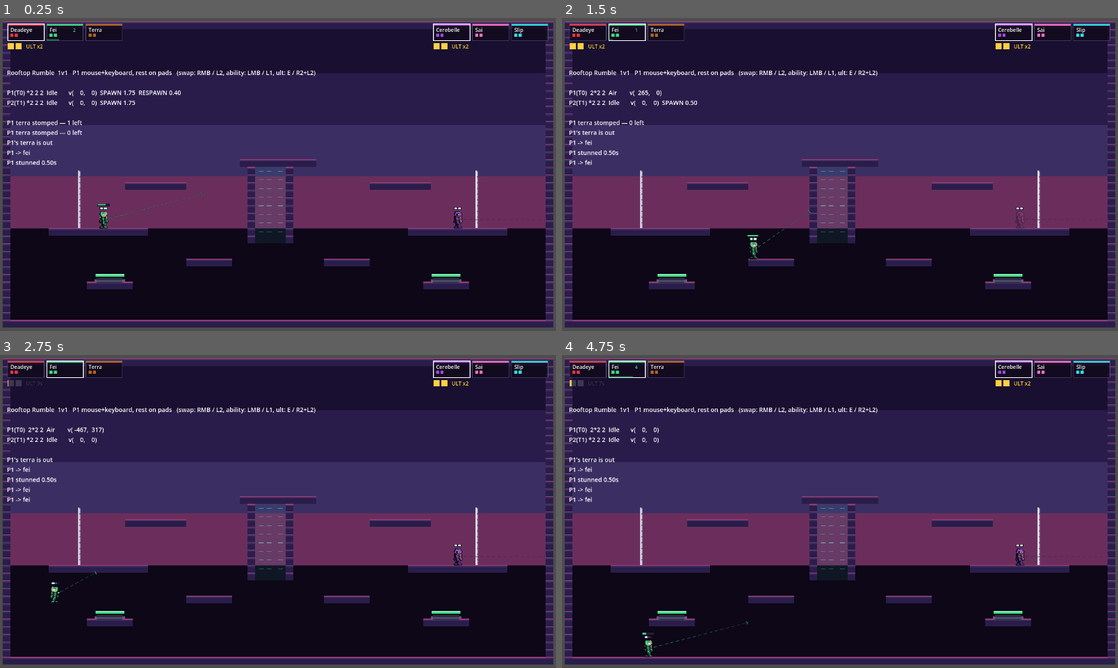
Above: before the commit, frames 1-4 (two rows, left to right).
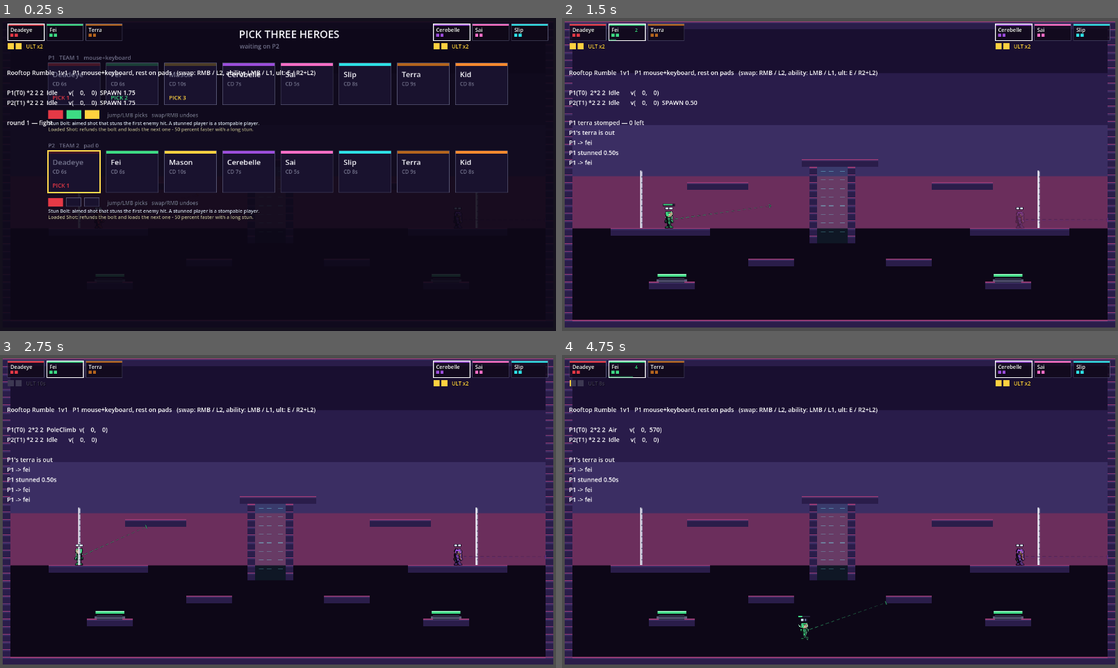
Above: after the commit, the same moments.

Repository: evanli02/stomp-fight-prototype
Game: Godot game, scene res://tests/match_harness.tscn
Same seed, same stepped clock (60 frames per second), same inputs: the game is played once before the commit and once after it. This scene is started directly instead of the project's main scene.
Inputs (mouse positions are in pixels of both pictures, inside the frame that each line leads up to):
- Up to frame 1 (0.25 s): no input
- Up to frame 2 (1.5 s): tap Enter at 0.5 s; move the mouse to (962, 158) at 0.52 s; hold D 0.53-1.25 s; tap Shift at 0.6 s; click (962, 158) at 0.67 s; tap Space (p0_jump) at 0.77 s; drag from (728, 190) to (1017, 215) at 1.27 s
- Up to frame 3 (2.75 s): move the mouse to (333, 442) at 2.02 s; hold A from 2.03 s (still down); tap Shift at 2.1 s
- Up to frame 4 (4.75 s): release A at 2.75 s; drag from (812, 574) to (612, 605) at 2.77 s; move the mouse to (1006, 558) at 3.52 s; hold D 3.53-4.25 s; tap Shift at 3.6 s; tap Space (p0_jump) at 3.77 s; drag from (673, 464) to (1017, 552) at 4.27 s

The runs differ from the first frame. In frame 1, 60% of the frame differs, in the area x 0-100%, y 0-100%; in frame 2, 0.3%; in frame 3, 0.3%; in frame 4, 0.3%.

Commit message:
feat(ui): drop the select-screen countdowns
Hero select waits until every seat has its three; stage select waits for
the picking seat. Neither advances on its own any more.

The timers existed to cover a seat that would never pick - a slot with no
controller plugged in. The lobby removed that case: a seat only exists
once a real device claimed it, so there is nobody left who cannot answer.

Hero select now says who it is still waiting on, because without a
counting-down number a screen that is waiting looks like a screen that
has hung.

The match harness was driving hero_select._remaining directly to test the
auto-fill, so that check is rewritten around what the screen actually
promises now: nothing confirms while a seat is still picking, the last
pick confirms it, and the teams handed out match the format. Also caught
the trap already noted in handoff.md - the script error from the removed
property aborted the check mid-way and the run still said ALL CHECKS
PASSED, three checks lighter. Grep for SCRIPT ERROR, not just FAIL.

Match 193 -> 195.

Co-Authored-By: Claude Opus 5 <noreply@anthropic.com>

Diff:
--- a/src/ui/hero_select.gd
+++ b/src/ui/hero_select.gd
@@ -10,9 +10,10 @@
 signal picks_confirmed(rosters: Dictionary, teams: Dictionary)
 
 const PICKS_REQUIRED: int = MatchState.HEROES_PER_PLAYER
-## Nobody should be able to stall a match forever, and a seat with no controller
-## plugged in never picks at all — when this runs out the rest is auto-filled.
-const SELECT_TIME: float = 20.0
+## No countdown for now: the screen waits until every seat has its three. The
+## lobby is what makes that safe — a seat only exists once a real device claimed
+## it, so there is no longer such a thing as a seat that will never pick. Put a
+## timer back if a stalled player ever becomes a real problem in a session.
 const NAV_REPEAT: float = 0.18
 const NAV_DEADZONE: float = 0.5
 
@@ -39,7 +40,6 @@
 var _cursor: Array[int] = []
 var _picks: Array = []
 var _nav_cooldown: Array[float] = []
-var _remaining: float = SELECT_TIME
 var _done: bool = false
 
 func _ready() -> void:
@@ -58,11 +58,8 @@
 func _physics_process(delta: float) -> void:
 	if _done:
 		return
-	_remaining -= delta
 	for seat in _seats:
 		_handle_seat(seat, delta)
-	if _remaining <= 0.0:
-		_auto_fill()
 	if _all_seats_ready():
 		_confirm()
 	_canvas.queue_redraw()
@@ -92,15 +89,6 @@
 	if not picks.is_empty():
 		picks.pop_back()
 
-## Fill whatever the timer ran out on, in roster order, skipping that seat's own
-## existing picks. A seat with no device attached lands here every time.
-func _auto_fill() -> void:
-	for seat in _seats:
-		for hero_id in _roster:
-			if _picks[seat].size() >= PICKS_REQUIRED:
-				break
-			_pick(seat, hero_id)
-
 func _all_seats_ready() -> bool:
 	for seat in _seats:
 		if _picks[seat].size() < PICKS_REQUIRED:
@@ -119,6 +107,17 @@
 		teams[seat] = GameManager.team_of_seat(seat)
 	picks_confirmed.emit(rosters, teams)
 
+## Who the screen is still waiting for. With no countdown, saying so is the only
+## thing that stops a stalled select from looking like a hang.
+func _waiting_on() -> String:
+	var pending: Array[String] = []
+	for seat in _seats:
+		if _picks[seat].size() < PICKS_REQUIRED:
+			pending.append("P%d" % (seat + 1))
+	if pending.is_empty():
+		return "starting..."
+	return "waiting on %s" % ", ".join(pending)
+
 #region Drawing
 func _draw_screen() -> void:
 	var font := ThemeDB.fallback_font
@@ -126,9 +125,8 @@
 	_canvas.draw_rect(Rect2(Vector2.ZERO, size), COL_BG)
 	_canvas.draw_string(font, Vector2(size.x * 0.5 - 90, 46), "PICK THREE HEROES",
 		HORIZONTAL_ALIGNMENT_LEFT, -1, 24, COL_TEXT)
-	_canvas.draw_string(font, Vector2(size.x * 0.5 - 40, 70),
-		"%0.0f" % maxf(_remaining, 0.0), HORIZONTAL_ALIGNMENT_LEFT, -1, 18,
-		COL_DIM if _remaining > 5.0 else Color(1, 0.4, 0.4))
+	_canvas.draw_string(font, Vector2(size.x * 0.5 - 88, 70), _waiting_on(),
+		HORIZONTAL_ALIGNMENT_LEFT, -1, 14, COL_DIM)
 
 	# Rows are packed to fit however many seats the format has: six rows at the
 	# 1v1 spacing would run off the bottom of a 720px viewport.
--- a/src/ui/stage_select.gd
+++ b/src/ui/stage_select.gd
@@ -13,10 +13,9 @@
 
 signal stage_confirmed(stage_id: StringName)
 
-## Nobody should be able to stall a match forever, and a seat with no controller
-## plugged in never picks at all — when this runs out the highlighted stage is
-## taken.
-const SELECT_TIME: float = 15.0
+## No countdown for now: the pick waits for the picking seat. The lobby
+## guarantees that seat has a real device on it, so there is nobody who cannot
+## answer. Put a timer back if a stalled pick ever becomes a real problem.
 const NAV_REPEAT: float = 0.18
 const NAV_DEADZONE: float = 0.5
 
@@ -37,7 +36,6 @@
 var _picker: int = 0
 var _picker_team: int = 0
 var _nav_cooldown: float = 0.0
-var _remaining: float = SELECT_TIME
 var _done: bool = false
 
 func _ready() -> void:
@@ -56,10 +54,7 @@
 func _physics_process(delta: float) -> void:
 	if _done:
 		return
-	_remaining -= delta
 	_handle_picker(delta)
-	if _remaining <= 0.0:
-		_confirm()
 	_canvas.queue_redraw()
 
 func _handle_picker(delta: float) -> void:
@@ -91,8 +86,6 @@
 	var heading := "TEAM %d PICKS THE STAGE  (P%d)" % [_picker_team + 1, _picker + 1]
 	_shadowed(font, Vector2(size.x * 0.5 - 120, 60), heading, 24, COL_TEXT)
 	_shadowed(font, Vector2(size.x * 0.5 - 120, 84), _why(), 13, COL_DIM)
-	_shadowed(font, Vector2(size.x * 0.5 - 12, 112), "%0.0f" % maxf(_remaining, 0.0), 18,
-		COL_DIM if _remaining > 5.0 else Color(1, 0.4, 0.4))
 
 	var row_w := _stages.size() * CARD.x + (_stages.size() - 1) * GAP
 	var origin := Vector2(size.x * 0.5 - row_w * 0.5, 160.0)
--- a/tests/match_harness.gd
+++ b/tests/match_harness.gd
@@ -89,26 +89,36 @@
 	check("the screen is not ready until every seat has three",
 		not screen._all_seats_ready())
 
-	# A seat with no controller attached never picks; the timer covers it.
+	# With the timers gone, the screen confirms on the last pick and on nothing
+	# else. The lobby is what makes that safe: a seat only exists once a real
+	# device claimed it, so there is no seat that will never answer.
 	var confirmed: Array = []
 	screen.picks_confirmed.connect(func(r: Dictionary, t: Dictionary) -> void:
 		confirmed.append({"rosters": r, "teams": t}))
-	screen._remaining = 0.0
+	await step(30)
+	check("nothing confirms while a seat is still picking", confirmed.is_empty(),
+		"confirmed=%s" % [confirmed])
+
+	for i in MatchState.HEROES_PER_PLAYER:
+		screen._pick(1, roster[i])
 	var fired: bool = false
 	for i in 30:
 		await get_tree().physics_frame
 		if not confirmed.is_empty():
 			fired = true
 			break
-	check("the timer auto-fills an idle seat and confirms", fired,
-		"picks=%s" % [screen._picks[1]])
+	check("the last pick confirms the screen", fired, "picks=%s" % [screen._picks[1]])
 	if fired:
 		var rosters: Dictionary = confirmed[0]["rosters"]
 		check("every confirmed seat has exactly three heroes",
 			rosters[0].size() == 3 and rosters[1].size() == 3,
 			"p1=%s p2=%s" % [rosters[0], rosters[1]])
-		check("auto-filled picks have no duplicates",
+		check("confirmed picks have no duplicates inside a trio",
 			rosters[1].size() == _unique(rosters[1]).size(), "p2=%s" % [rosters[1]])
+		check("seats are handed the teams the format assigns",
+			confirmed[0]["teams"][0] == GameManager.team_of_seat(0)
+				and confirmed[0]["teams"][1] == GameManager.team_of_seat(1),
+			"teams=%s" % [confirmed[0]["teams"]])
 	screen.queue_free()
 	await get_tree().physics_frame
 
Not shown, changed: docs/IMPLEMENTATION.md
Not shown, changed: docs/PLAYTEST.md
